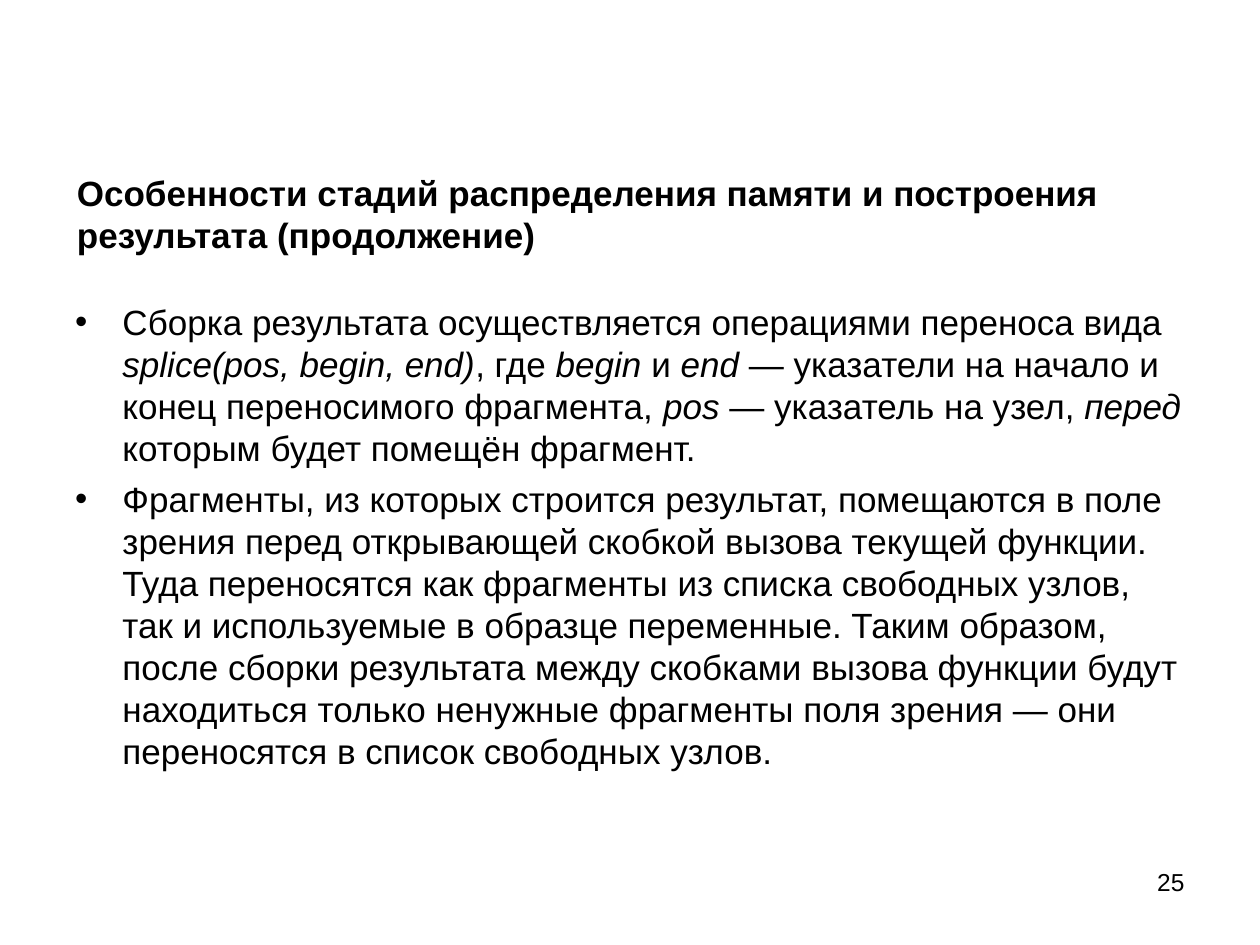
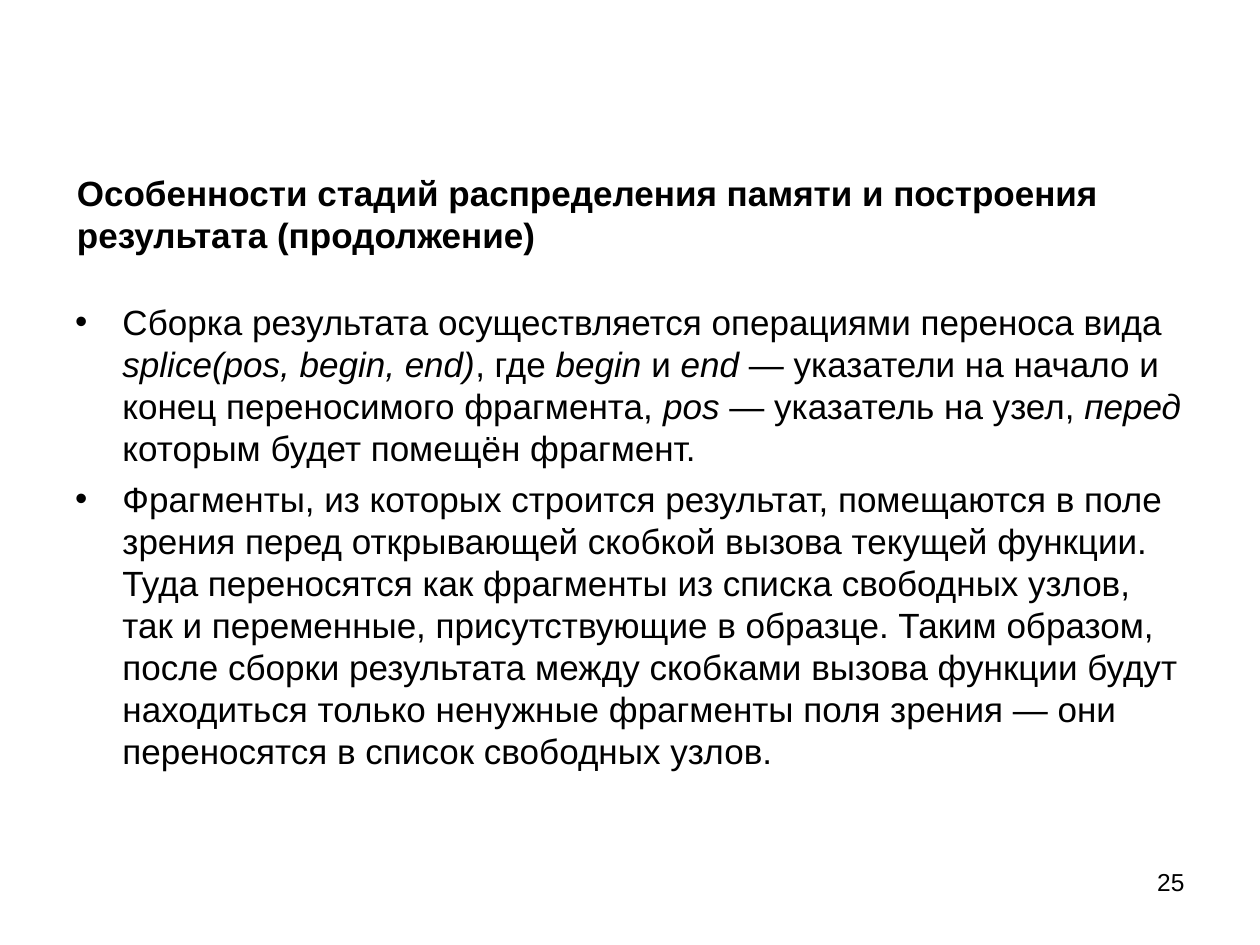
Before and after one commit to Mazdaywik/Refal-05, a slide deck: slide 25 of doc/Компилятор Простого Рефала.ppt. Drawn at 1260x945 pixels with LibreOffice and Linux fonts; fonts in the diff are those of the drawing. Boxes give left, top, right and bottom in pixels: in the first picture for what was removed or moved away, otherwise in the second. Text is boxed around its words. In the diff, an @@ line names an element or a change of style, - is before the commit and + after.

```diff
--- a/doc/Компилятор Простого Рефала.ppt
+++ b/doc/Компилятор Простого Рефала.ppt
@@ text at box(122, 487, 1177, 771): text changed @@
-• Фрагменты, из которых строится результат, помещаются в поле зрения перед открывающей скобкой вызова текущей функции. Туда переносятся как фрагменты из списка свободных узлов, так и используемые в образце переменные. Таким образом, после сборки результата между скобками вызова функции будут находиться только ненужные фрагменты поля зрения — они переносятся в список свободных узлов.
+• Фрагменты, из которых строится результат, помещаются в поле зрения перед открывающей скобкой вызова текущей функции. Туда переносятся как фрагменты из списка свободных узлов, так и переменные, присутствующие в образце. Таким образом, после сборки результата между скобками вызова функции будут находиться только ненужные фрагменты поля зрения — они переносятся в список свободных узлов.
```
Also in this commit, not shown: 4 other slides changed, 1 other file.
